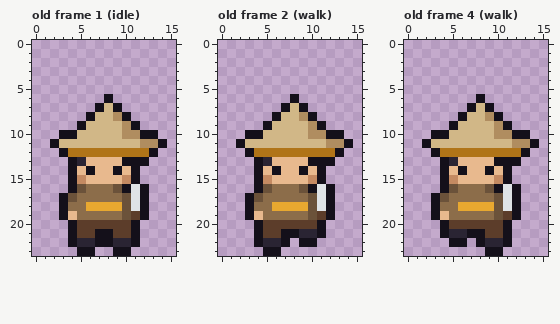
A pixel-art file gets an edit: art/bodies/unorthodox.aseprite. The picture above is the old version.
16x24 pixels, 22 frames. Shown: old frame 1 (idle), old frame 2 (walk), old frame 4 (walk). The commit also changed other frames, which this record leaves out.
The same view after the edit:
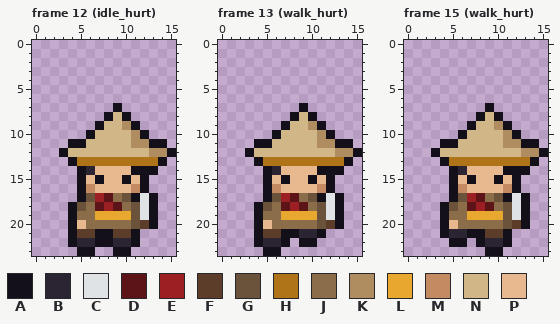
Palette (. is transparent): A #14101a  B #2a2433  C #dfe3e6  D #5c1418  E #9c1f24  F #5c3d2a  G #6b523a  H #b07418  J #8c6d4a  K #b08d60  L #e8a830  M #c48a62  N #d1b787  P #e8b98e
A new or re-ordered frame is compared with the old frame closest to it.
Edits made:
frames 22 -> 42
--- frame 12 (idle_hurt) is new; against old frame 1 (idle)
@@ x 0..15 @@
  5 ................
- 6 ........A.......
- 7 .......ANA......
- 8 ......ANNKA.....
- 9 .....ANNNNKA....
-10 ...AANNNNNKKAA..
-11 ..ANNNNNNNNNKKA.
-12 ...AHHHHHHHHHA..
-13 ....ABPPPPAAA...
-14 ....APAPPAPA....
-15 ....AMPPPPMA....
-16 ....AGJJJGACA...
-17 ...AGJJJJJGCA...
-18 ...AJJLLLLGCA...
-19 ...APJJJJJGFA...
-20 ....AFFFFFFA....
+ 6 ................
+ 7 .........A......
+ 8 ........ANA.....
+ 9 .......ANNKA....
+10 ......ANNNNKA...
+11 ....AANNNNNKKAA.
+12 ...ANNNNNNNNNKKA
+13 ....AHHHHHHHHHA.
+14 .....ABPPPPAAA..
+15 .....APAPPAPA...
+16 .....AMPPPPMA...
+17 .....AGEDJGACA..
+18 ....AGJDEDJGCA..
+19 ....AJJLLLLGCA..
+20 ....APJJJJJGFA..
 21 ....AFFAAFFA....
--- frame 13 (walk_hurt) is new; against old frame 2 (walk)
@@ x 0..15 @@
  5 ................
- 6 ........A.......
- 7 .......ANA......
- 8 ......ANNKA.....
- 9 .....ANNNNKA....
-10 ...AANNNNNKKAA..
-11 ..ANNNNNNNNNKKA.
-12 ...AHHHHHHHHHA..
-13 ....ABPPPPAAA...
-14 ....APAPPAPA....
-15 ....AMPPPPMA....
-16 ....AGJJJGACA...
-17 ...AGJJJJJGCA...
-18 ...AJJLLLLGCA...
-19 ...APJJJJJGFA...
-20 ....AFFFFFFA....
+ 6 ................
+ 7 .........A......
+ 8 ........ANA.....
+ 9 .......ANNKA....
+10 ......ANNNNKA...
+11 ....AANNNNNKKAA.
+12 ...ANNNNNNNNNKKA
+13 ....AHHHHHHHHHA.
+14 .....ABPPPPAAA..
+15 .....APAPPAPA...
+16 .....AMPPPPMA...
+17 .....AGEDJGACA..
+18 ....AGJDEDJGCA..
+19 ....AJJLLLLGCA..
+20 ....APJJJJJGFA..
 21 ....AFFAABBA....
--- frame 15 (walk_hurt) is new; against old frame 4 (walk)
@@ x 0..15 @@
  5 ................
- 6 ........A.......
- 7 .......ANA......
- 8 ......ANNKA.....
- 9 .....ANNNNKA....
-10 ...AANNNNNKKAA..
-11 ..ANNNNNNNNNKKA.
-12 ...AHHHHHHHHHA..
-13 ....ABPPPPAAA...
-14 ....APAPPAPA....
-15 ....AMPPPPMA....
-16 ....AGJJJGACA...
-17 ...AGJJJJJGCA...
-18 ...AJJLLLLGCA...
-19 ...APJJJJJGFA...
-20 ....AFFFFFFA....
+ 6 ................
+ 7 .........A......
+ 8 ........ANA.....
+ 9 .......ANNKA....
+10 ......ANNNNKA...
+11 ....AANNNNNKKAA.
+12 ...ANNNNNNNNNKKA
+13 ....AHHHHHHHHHA.
+14 .....ABPPPPAAA..
+15 .....APAPPAPA...
+16 .....AMPPPPMA...
+17 .....AGEDJGACA..
+18 ....AGJDEDJGCA..
+19 ....AJJLLLLGCA..
+20 ....APJJJJJGFA..
 21 ....ABBAAFFA....
Where, in picture pixels (left, top, right, bottom), the same in both pictures:
changed: (50, 94, 176, 229)
changed: (236, 94, 362, 229)
changed: (422, 94, 548, 229)
